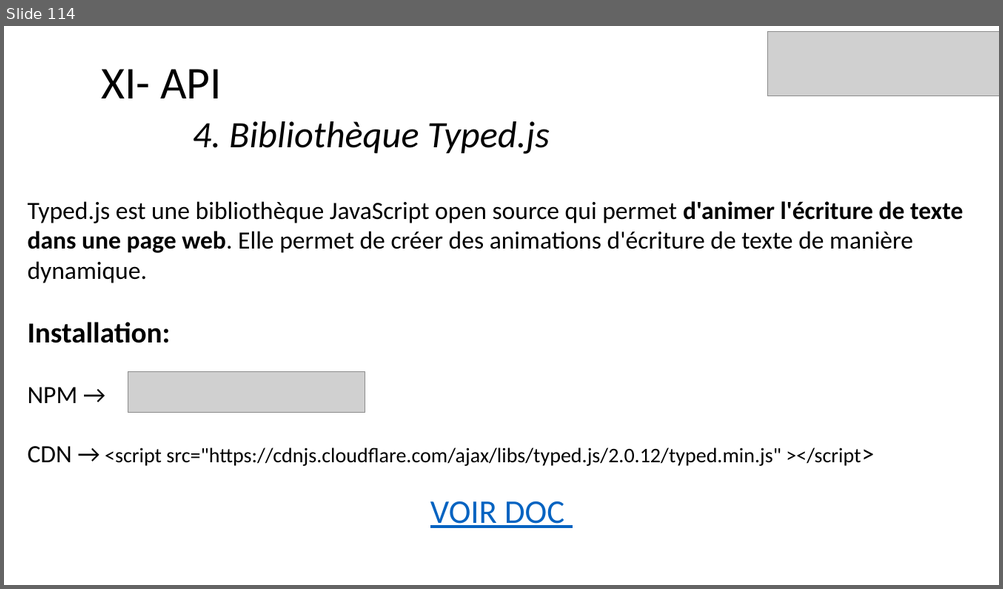
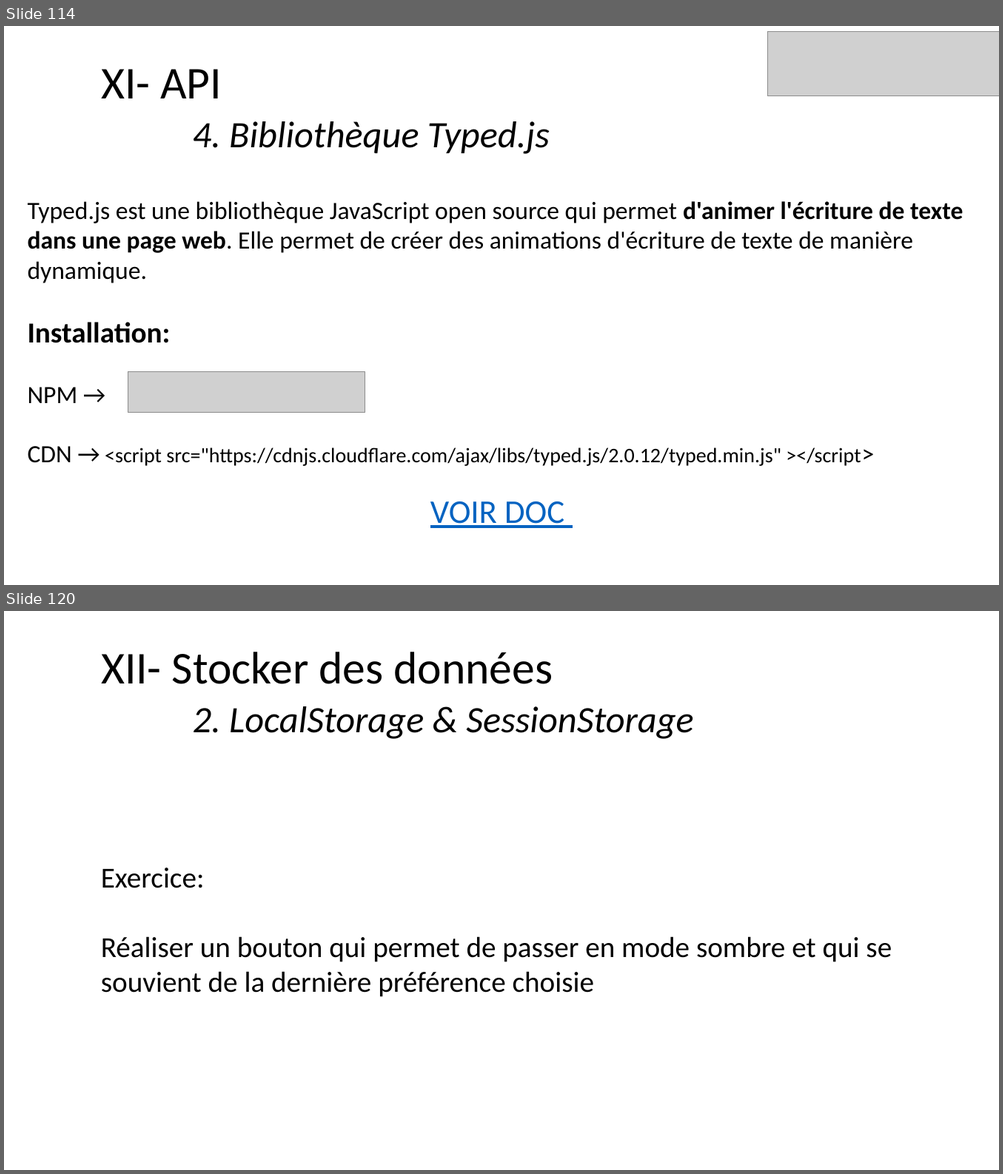
Before and after one commit to ArMb57/JavaScript, a slide deck: cours.pptx. Shown one above the other, each under a label of ours: slide 114 before the commit, slides 114 and 120 after it; the slides between them are not shown. The pictures are 1003x589 and 1003x1174 pixels, drawn with LibreOffice and Linux fonts; fonts in the diff are those of the drawing; grey boxes stand for pictures. Boxes give left, top, right and bottom in pixels: in the first picture for what was removed or moved away, otherwise in the second. Text is boxed around its words. In the diff, an @@ line names an element or a change of style, - is before the commit and + after.

Commit message:
localStorage + exo themes

```diff
--- a/cours.pptx
+++ b/cours.pptx
@@ slide 120 added at [4,611,999,1170], background #FFFFFF @@
@@ title added at [101,652,693,739], 36 pt, text #000000, italic @@
+XII- Stocker des données
+2. LocalStorage & SessionStorage
@@ text added at [101,868,891,997], 28 pt, text #000000 @@
+Exercice:
+Réaliser un bouton qui permet de passer en mode sombre et qui se souvient de la dernière préférence choisie
```
Also in this commit, not shown: 5 other slides added, 3 other files.
